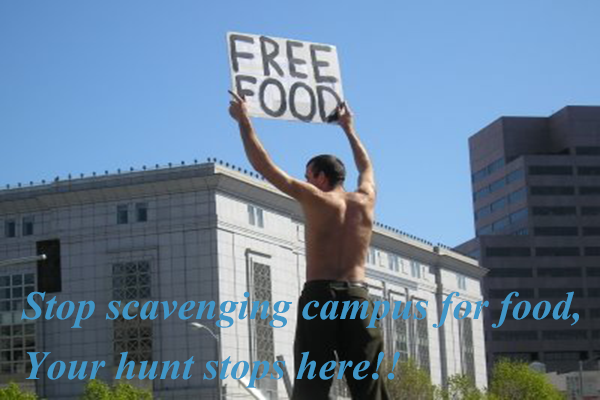
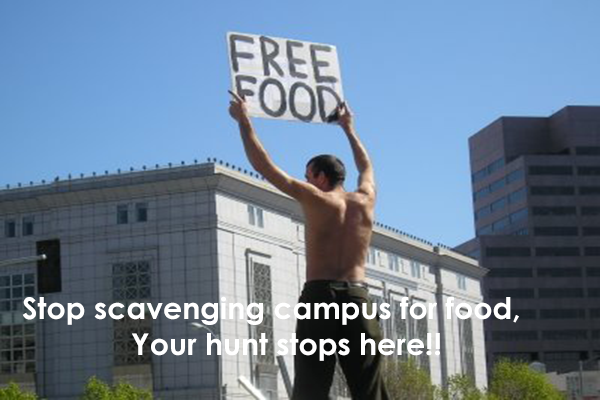
Layered file, before and after one edit (600 x 400). Changes by layer:
renamed "Stop scavenging campus for food, Your hunt stops here!!" to "Stop scavenging campus for food, Your hunt stops h", painted on it over 21, 291, 579, 388
